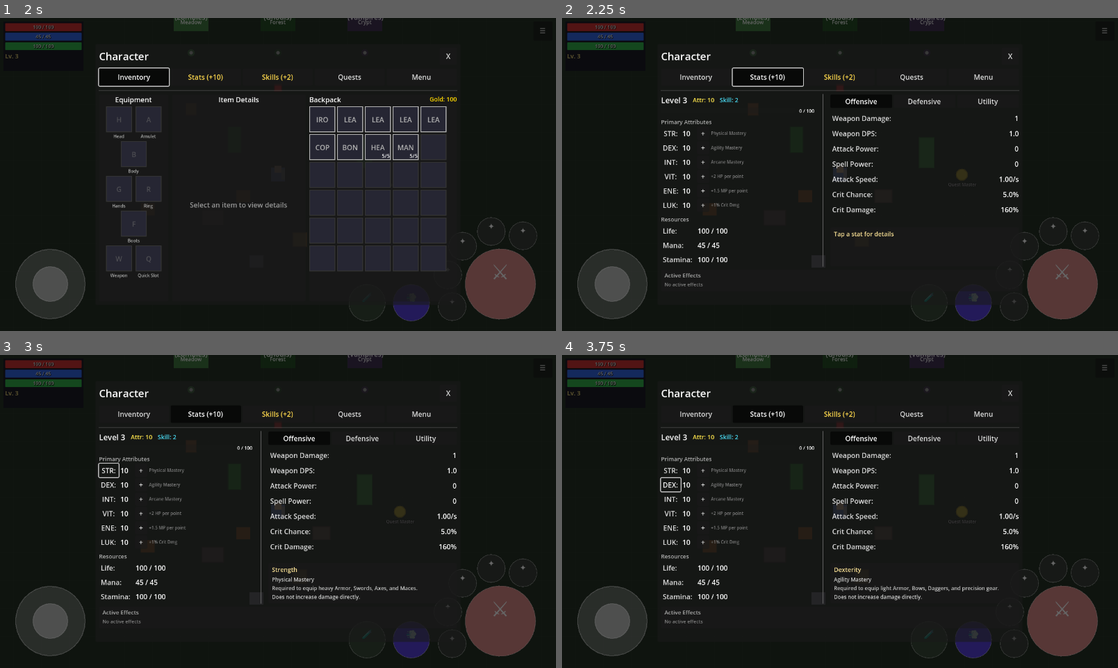
Above: before the commit, frames 1-4 (two rows, left to right).
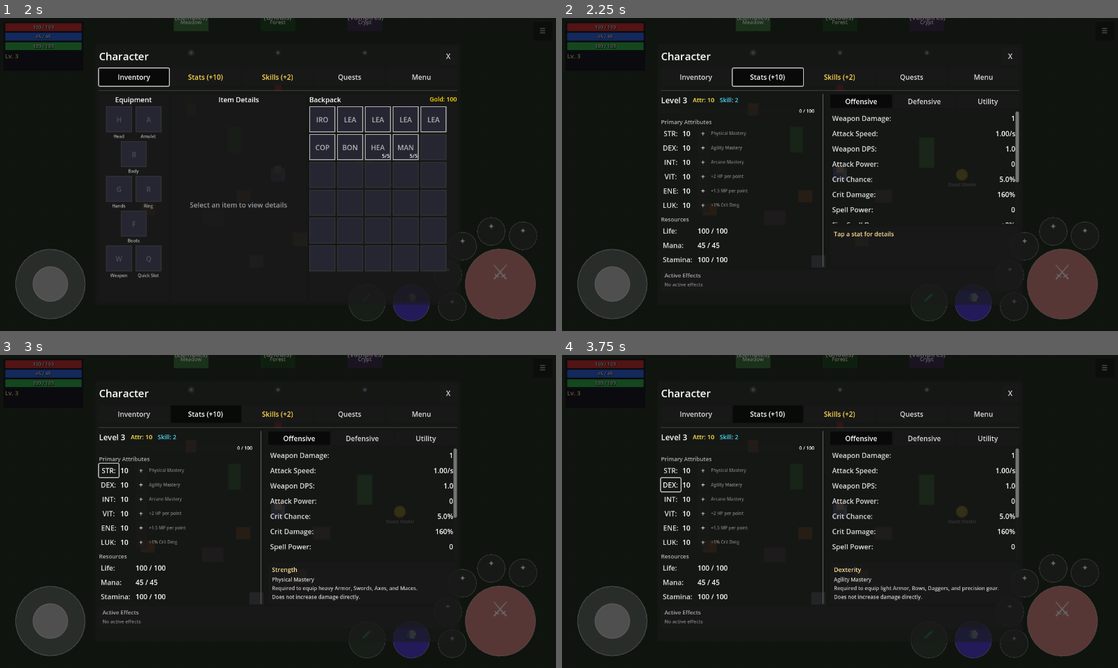
Above: after the commit, the same moments.

Repository: MatousHruska/MobileTestia
Game: Godot game, scene res://scenes/world/test_zone.tscn
The game is run twice, just before and just after one commit, with the same random seed, the same clock (stepped at 60 frames per second) and the same inputs.
Inputs:
- Up to frame 1 (2 s): click "☰" at 0.5 s; click "Inventory" at 1.25 s
- Up to frame 2 (2.25 s): click "Stats (+10)" at 2 s
- Up to frame 3 (3 s): click "STR:" at 2.75 s
- Up to frame 4 (3.75 s): click "DEX:" at 3.5 s

Frame 1 is identical in both runs. In frame 2, 0.9% of the frame differs, in the area x 48-83%, y 29-66%; in frame 3, 0.8%; in frame 4, 0.8%.

Commit message:
Reorder offensive stats and add elemental spell damage
- Reorder: Weapon Damage → Attack Speed → DPS → Attack Power → Crits
- Move Spell Power below Crit Damage
- Add elemental spell damage stats (Fire, Cold, Lightning, Poison, Arcane)
- Elemental bonuses read from equipment bonuses (shows +0% if none)
- Add descriptions for all new elemental stats

Diff:
--- a/autoloads/player_stats.gd
+++ b/autoloads/player_stats.gd
@@ -381,6 +381,17 @@
 			return "Critical Chance\nThe percentage probability of an attack dealing bonus damage."
 		"critical_damage":
 			return "Critical Damage\nThe multiplier applied on a Critical Hit.\nBase 150%, scales with Luck."
+		# Elemental Spell Damage
+		"fire_spell_damage":
+			return "Fire Spell Damage\nPercentage bonus to Fire spell damage.\nFrom equipment and buffs."
+		"cold_spell_damage":
+			return "Cold Spell Damage\nPercentage bonus to Cold/Frost spell damage.\nFrom equipment and buffs."
+		"lightning_spell_damage":
+			return "Lightning Spell Damage\nPercentage bonus to Lightning spell damage.\nFrom equipment and buffs."
+		"poison_spell_damage":
+			return "Poison Spell Damage\nPercentage bonus to Poison spell damage.\nFrom equipment and buffs."
+		"arcane_spell_damage":
+			return "Arcane Spell Damage\nPercentage bonus to Arcane spell damage.\nFrom equipment and buffs."
 		# Defensive
 		"armor":
 			return "Armor\nReduces incoming Physical Damage from enemy attacks."
--- a/scripts/ui/menu/stats_panel.gd
+++ b/scripts/ui/menu/stats_panel.gd
@@ -528,12 +528,17 @@
 
 	var stats := [
 		["weapon_damage", "Weapon Damage"],
+		["attack_speed", "Attack Speed"],
 		["weapon_dps", "Weapon DPS"],
 		["attack_power", "Attack Power"],
-		["spell_power", "Spell Power"],
-		["attack_speed", "Attack Speed"],
 		["critical_chance", "Crit Chance"],
 		["critical_damage", "Crit Damage"],
+		["spell_power", "Spell Power"],
+		["fire_spell_damage", "Fire Spell Dmg"],
+		["cold_spell_damage", "Cold Spell Dmg"],
+		["lightning_spell_damage", "Lightning Spell Dmg"],
+		["poison_spell_damage", "Poison Spell Dmg"],
+		["arcane_spell_damage", "Arcane Spell Dmg"],
 	]
 
 	for stat in stats:
@@ -748,14 +753,21 @@
 	var final_attack_speed := weapon_speed * (1.0 + attack_speed_bonus / 100.0)
 	var weapon_dps := weapon_damage * final_attack_speed
 	_set_stat_value("weapon_damage", "%.0f" % weapon_damage)
+	_set_stat_value("attack_speed", "%.2f/s" % final_attack_speed)
 	_set_stat_value("weapon_dps", "%.1f" % weapon_dps)
 
-	# Offensive - Player stats
+	# Offensive - Physical stats
 	_set_stat_value("attack_power", "%.0f" % PlayerStats.attack_power)
-	_set_stat_value("spell_power", "%.0f" % PlayerStats.spell_power)
-	_set_stat_value("attack_speed", "%.2f/s" % final_attack_speed)
 	_set_stat_value("critical_chance", "%.1f%%" % PlayerStats.critical_chance)
 	_set_stat_value("critical_damage", "%.0f%%" % PlayerStats.critical_damage)
+
+	# Offensive - Spell stats
+	_set_stat_value("spell_power", "%.0f" % PlayerStats.spell_power)
+	_set_stat_value("fire_spell_damage", "+%.0f%%" % PlayerStats.get_equipment_bonus("fire_spell_damage"))
+	_set_stat_value("cold_spell_damage", "+%.0f%%" % PlayerStats.get_equipment_bonus("cold_spell_damage"))
+	_set_stat_value("lightning_spell_damage", "+%.0f%%" % PlayerStats.get_equipment_bonus("lightning_spell_damage"))
+	_set_stat_value("poison_spell_damage", "+%.0f%%" % PlayerStats.get_equipment_bonus("poison_spell_damage"))
+	_set_stat_value("arcane_spell_damage", "+%.0f%%" % PlayerStats.get_equipment_bonus("arcane_spell_damage"))
 
 	# Defensive
 	_set_stat_value("armor", "%.0f" % PlayerStats.armor)
